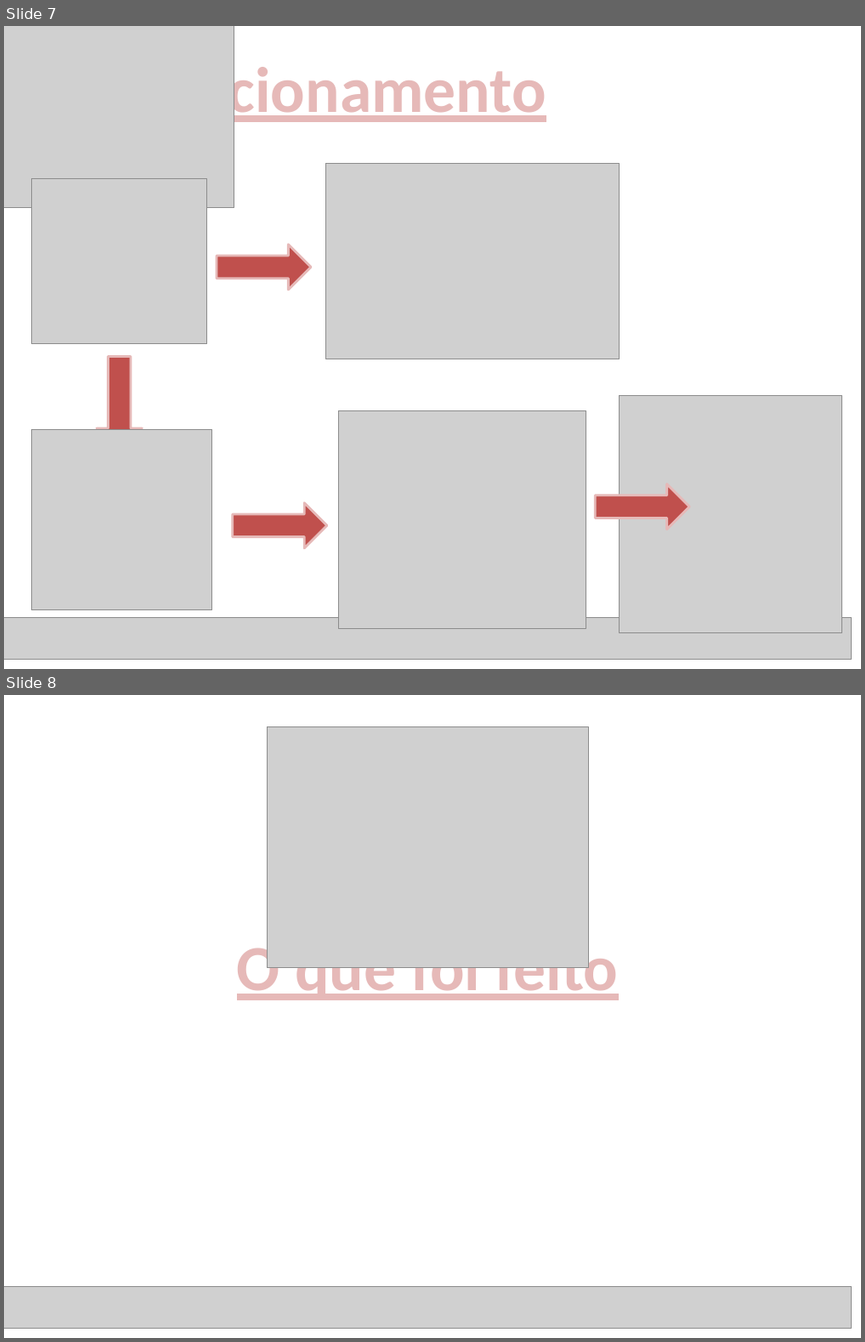
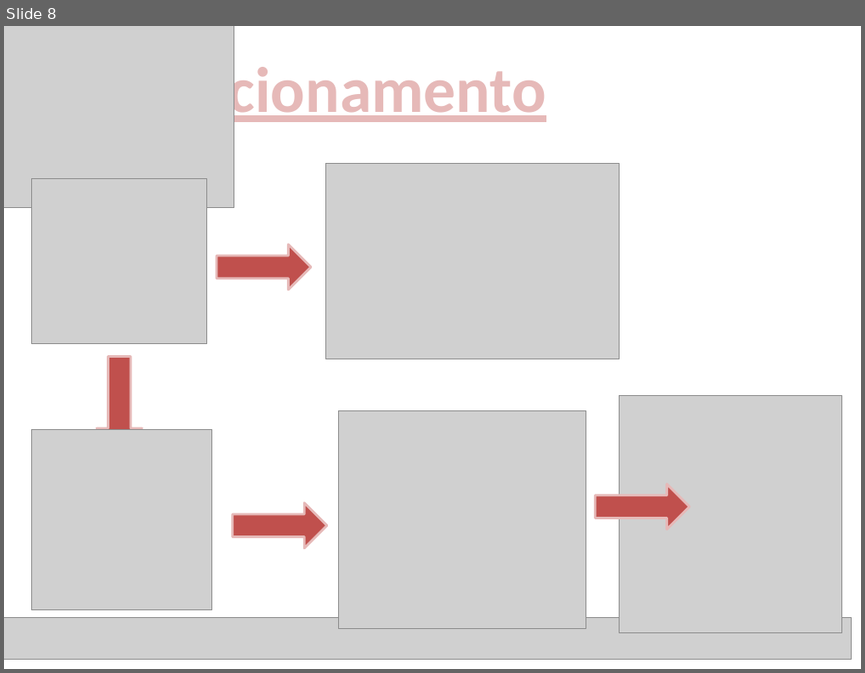
Before and after one commit to HenriqueLeal/Iniciacao, a slide deck: power point/Apresentação.pptx. Shown one above the other, each under a label of ours: slides 7 and 8 before the commit, slide 8 after it. The pictures are 865x1342 and 865x673 pixels, drawn with LibreOffice and Linux fonts; fonts in the diff are those of the drawing; grey boxes stand for pictures. Boxes give left, top, right and bottom in pixels: in the first picture for what was removed or moved away, otherwise in the second. Text is boxed around its words. In the diff, an @@ line names an element or a change of style, - is before the commit and + after.

```diff
--- a/power point/Apresentação.pptx
+++ b/power point/Apresentação.pptx
@@ slide 8 removed at bbox=[4, 695, 861, 1338], background #FFFFFF @@
@@ picture removed at bbox=[267, 726, 588, 968] @@
@@ text removed at bbox=[237, 937, 618, 1005] @@
-O que foi feito
@@ picture removed at bbox=[4, 1287, 851, 1328] @@
@@ what was slide 7 is now slide 8 @@
```
Also in this commit, not shown: 5 slides changed, 5 slides added, 1 other slide removed, 2 other files.
